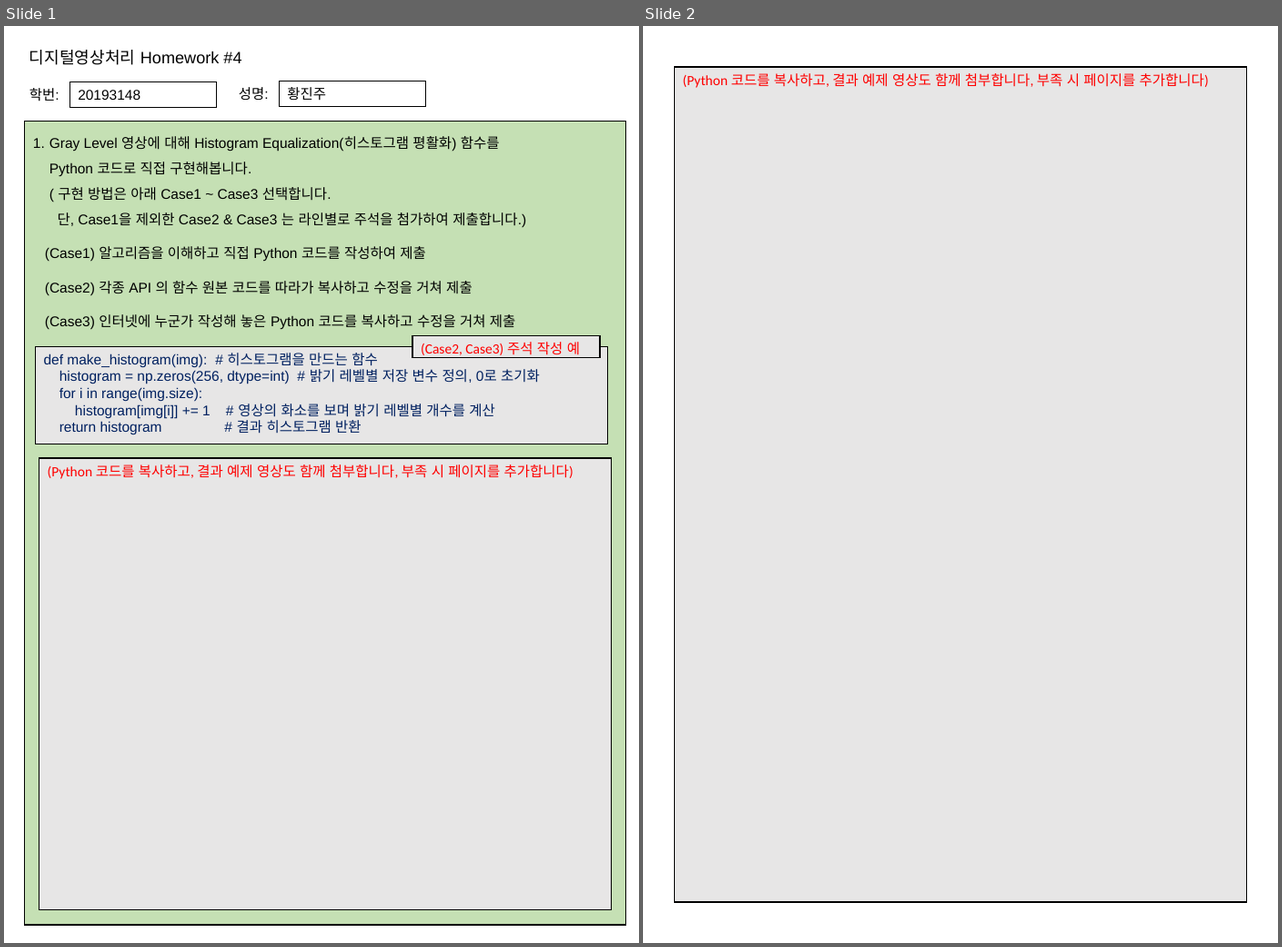
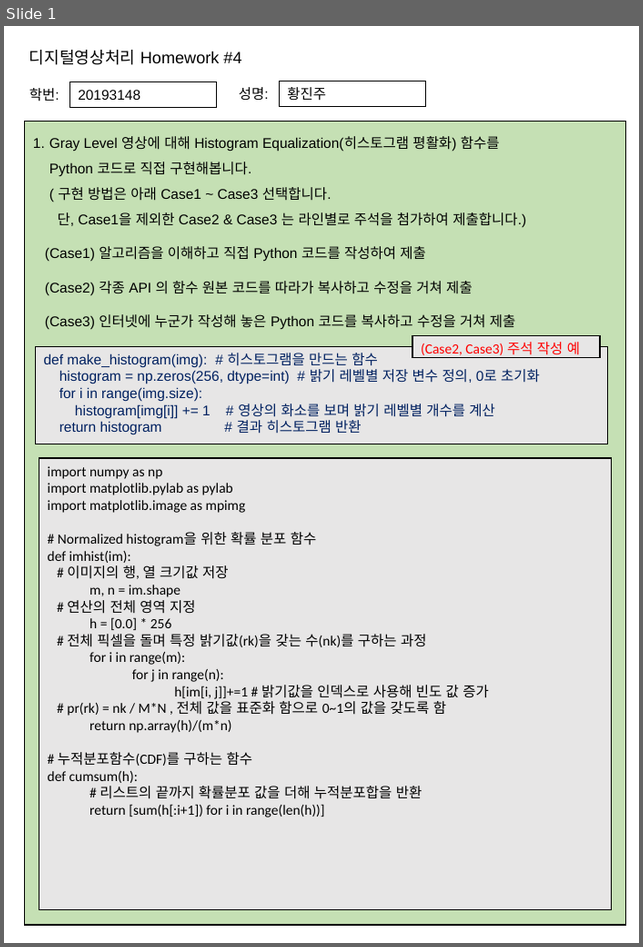
Before and after one commit to oMFDOo/School_3.1, a slide deck: 디지털 영상처리/디지털영상처리(Homework#04).pptx. Shown side by side, each under a label of ours: slides 1 and 2 before the commit, slide 1 after it. The pictures are 1282x947 and 643x947 pixels, drawn with LibreOffice and Linux fonts; fonts in the diff are those of the drawing. Boxes give left, top, right and bottom in pixels: in the first picture for what was removed or moved away, otherwise in the second. Text is boxed around its words. In the diff, an @@ line names an element or a change of style, - is before the commit and + after.

```diff
--- a/디지털 영상처리/디지털영상처리(Homework#04).pptx
+++ b/디지털 영상처리/디지털영상처리(Homework#04).pptx
@@ slide 2 removed at (643,26,1278,943), background #FFFFFF @@
@@ rectangle removed at (674,67,1247,902) @@
-(Python 코드를 복사하고, 결과 예제 영상도 함께 첨부합니다, 부족 시 페이지를 추가합니다)
@@ slide 1 changed as well @@
@@ text in rectangle at (48,466,489,818): text changed; text colour #FF0000 to #000000 @@
-(Python 코드를 복사하고, 결과 예제 영상도 함께 첨부합니다, 부족 시 페이지를 추가합니다)
+import numpy as np
+import matplotlib.pylab as pylab
+import matplotlib.image as mpimg
+# Normalized histogram을 위한 확률 분포 함수
+def imhist(im):
+# 이미지의 행, 열 크기값 저장
+m, n = im.shape
+# 연산의 전체 영역 지정
+h = [0.0] * 256
+# 전체 픽셀을 돌며 특정 밝기값(rk)을 갖는 수(nk)를 구하는 과정
+for i in range(m):
+for j in range(n):
+h[im[i, j]]+=1 # 밝기값을 인덱스로 사용해 빈도 값 증가
+# pr(rk) = nk / M*N , 전체 값을 표준화 함으로 0~1의 값을 갖도록 함
+return np.array(h)/(m*n)
+# 누적분포함수(CDF)를 구하는 함수
+def cumsum(h):
+# 리스트의 끝까지 확률분포 값을 더해 누적분포합을 반환
+return [sum(h[:i+1]) for i in range(len(h))]
```
Also in this commit, not shown: 2 slides added.
